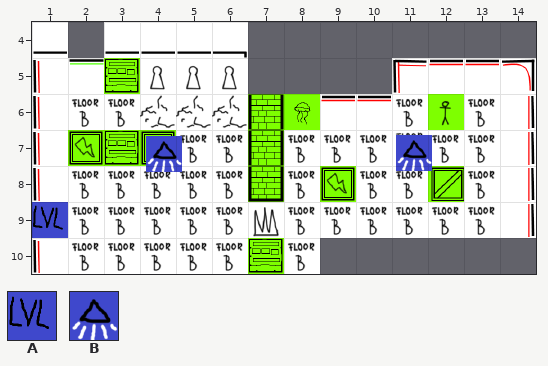
Tiled map: assets/levels/Level4.tmx. Above: the version before the commit.
Cells are 64x64 px. Shown: x 1..14, y 4..10.
Key: from "Tileset": A 64, B 75.
Objects are placed by their top-left corner, in cells (3,4 is the top-left corner of cell 3,4); size is 1x1 cell unless given.
Layers that did not change in this view are not listed.
Objects on layer "Object Layer 1" before:
B at 11.1,7.1
B at 4.2,7.2
A at 1,9
Once edited:
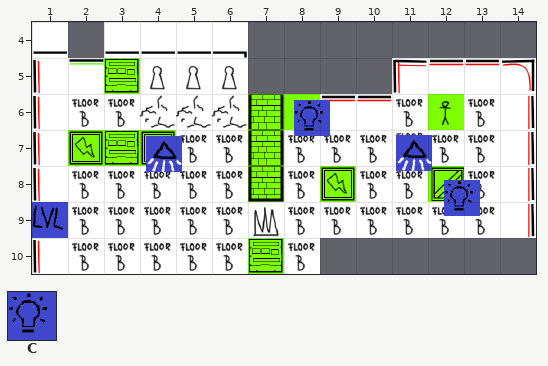
Further tiles: from "Tileset": C 72.
Changes in this commit:
Layer "Object Layer 1":
A new object: C at 8.3,6.2.
A new object: C at 12.4,8.4.
Pixel boxes of the changes (left, top, right, bottom) in both pictures:
added: (294, 100, 330, 136)
added: (444, 180, 480, 216)
